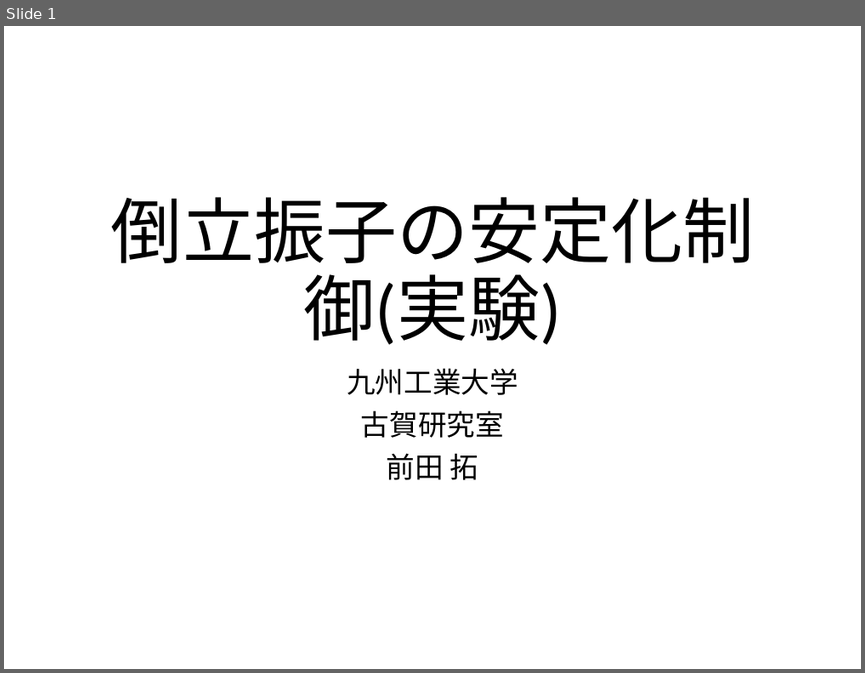
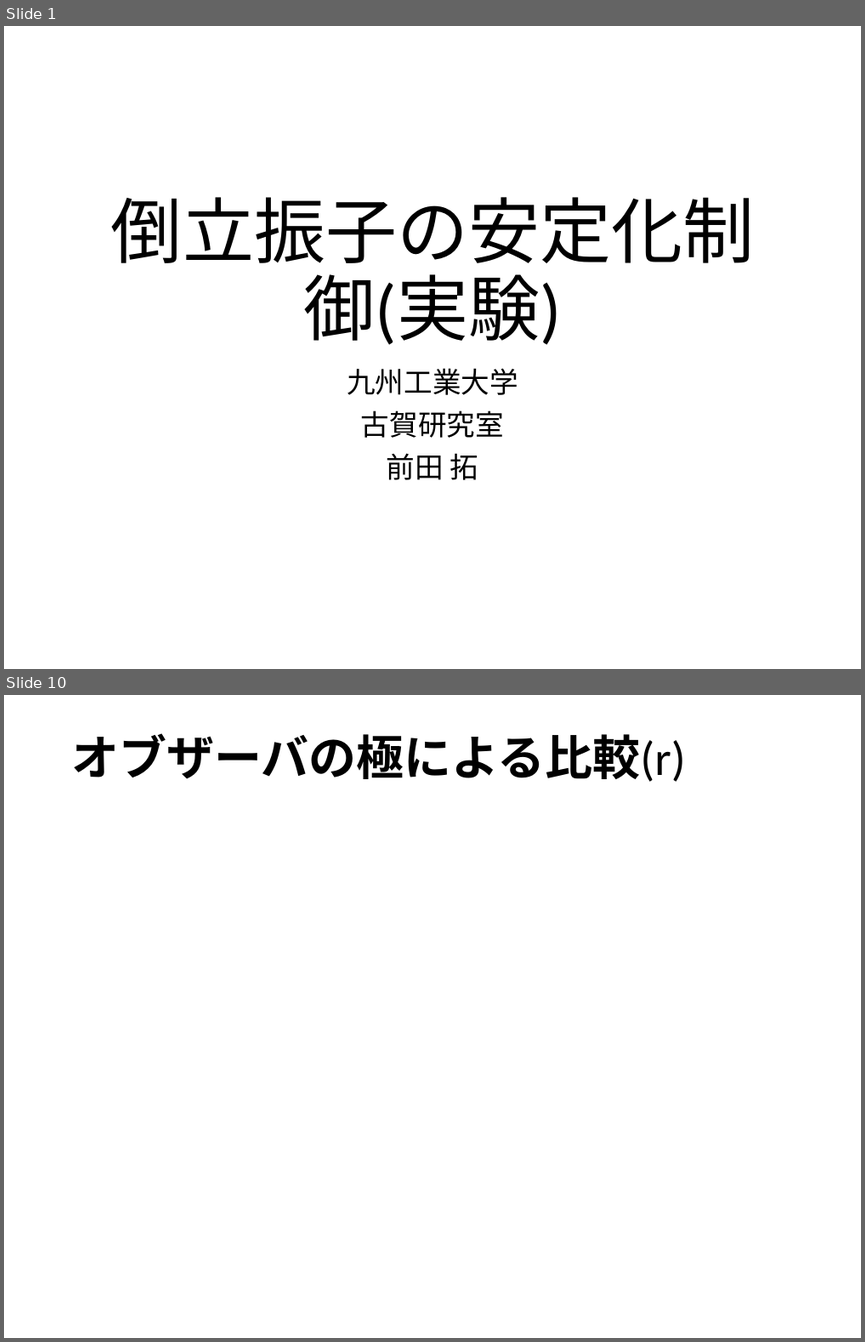
Before and after one commit to arabian9ts/Pendulum, a slide deck: presentation/pendulum_experiment.pptx. Shown one above the other, each under a label of ours: slide 1 before the commit, slides 1 and 10 after it; the slides between them are not shown. The pictures are 865x673 and 865x1342 pixels, drawn with LibreOffice and Linux fonts; fonts in the diff are those of the drawing. Boxes give left, top, right and bottom in pixels: in the first picture for what was removed or moved away, otherwise in the second. Text is boxed around its words. In the diff, an @@ line names an element or a change of style, - is before the commit and + after.

```diff
--- a/presentation/pendulum_experiment.pptx
+++ b/presentation/pendulum_experiment.pptx
@@ slide 10 added at (4,695,861,1338), background #FFFFFF @@
@@ title added at (71,733,686,782), 40 pt, text #000000, bold @@
+オブザーバの極による比較(r)
```
Also in this commit, not shown: 2 slides changed, 6 other slides added, 5 slides removed.
